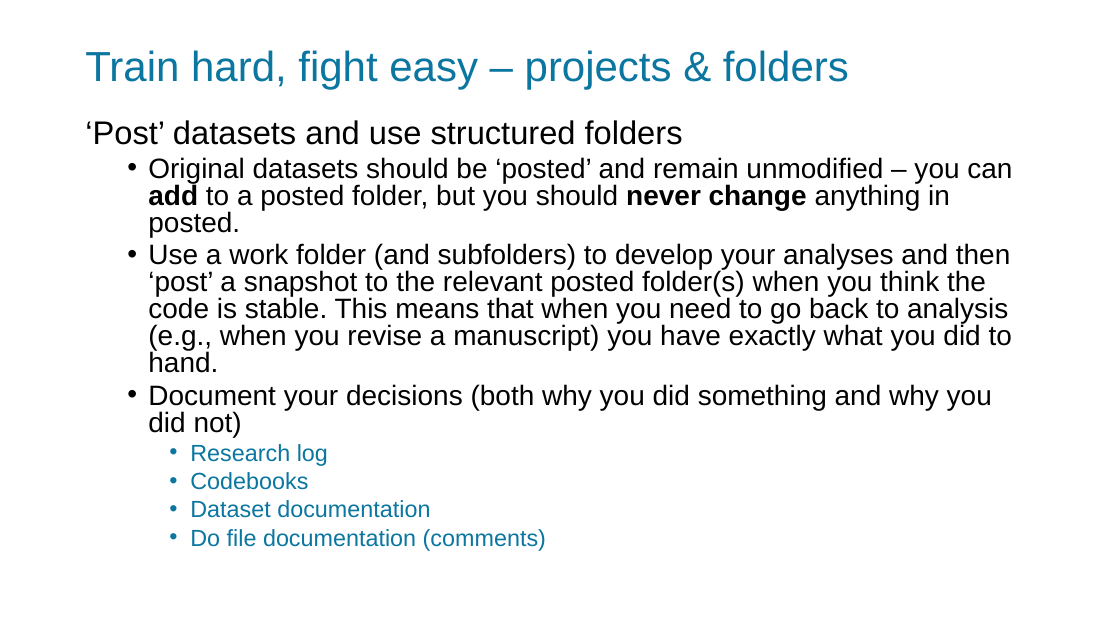
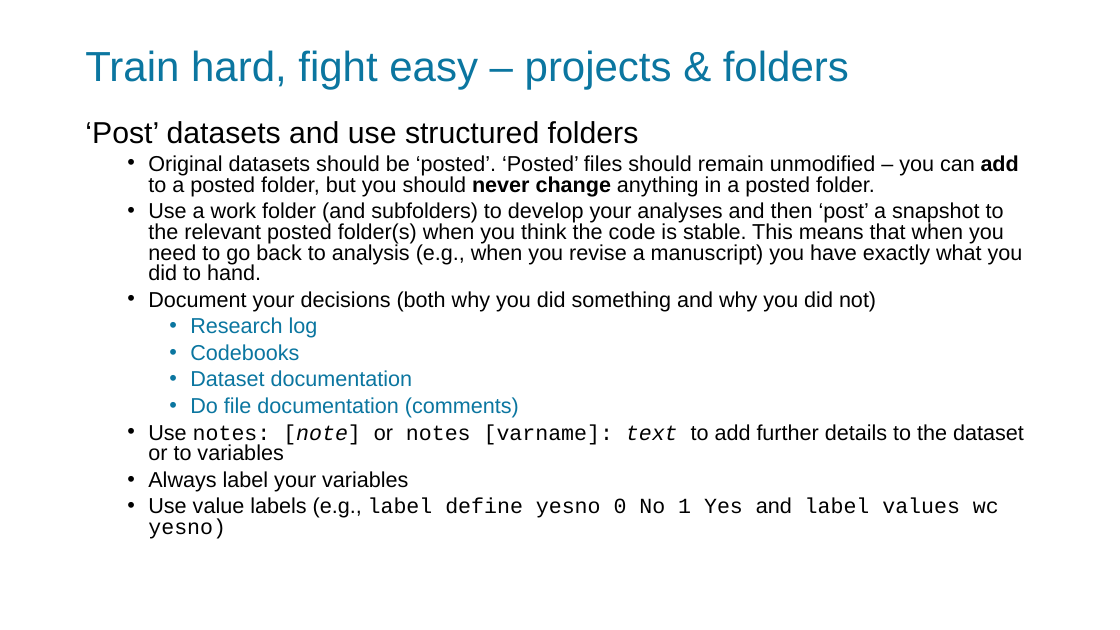
Before and after one commit to adh30/HDRUK_2024, a slide deck: slide 6 of Reproducible_workflows_in_Stata_1.pptx. Drawn at 1120x630 pixels with LibreOffice and Linux fonts; fonts in the diff are those of the drawing. Boxes give left, top, right and bottom in pixels: in the first picture for what was removed or moved away, otherwise in the second. Text is boxed around its words. In the diff, an @@ line names an element or a change of style, - is before the commit and + after.

```diff
--- a/Reproducible_workflows_in_Stata_1.pptx
+++ b/Reproducible_workflows_in_Stata_1.pptx
@@ text at [85,121,1023,418]: size 28 to 25.9 pt in "‘Post’ datasets and use structured folders"; size 24 to 18.5 pt in "Use a work folder (and subfolders) to ...", "Document your decisions (both why you did ..."; size 20 to 18.5 pt in "Research log", "Codebooks", "Dataset documentation", "Do file documentation (comments)" @@
@@ text at [148,155,1019,196]: text changed; size 24 to 18.5 pt @@
-  • Original datasets should be ‘posted’ and remain unmodified – you can add to a posted folder, but you should never change anything in posted.
+  • Original datasets should be ‘posted’. ‘Posted’ files should remain unmodified – you can add to a posted folder, but you should never change anything in a posted folder.
@@ text at [148,424,1024,539]: paragraphs added @@
+  • Use notes: [note] or notes [varname]: text to add further details to the dataset or to variables
+  • Always label your variables
+  • Use value labels (e.g., label define yesno 0 No 1 Yes and label values wc yesno)
```
Also in this commit, not shown: 7 other slides changed.
